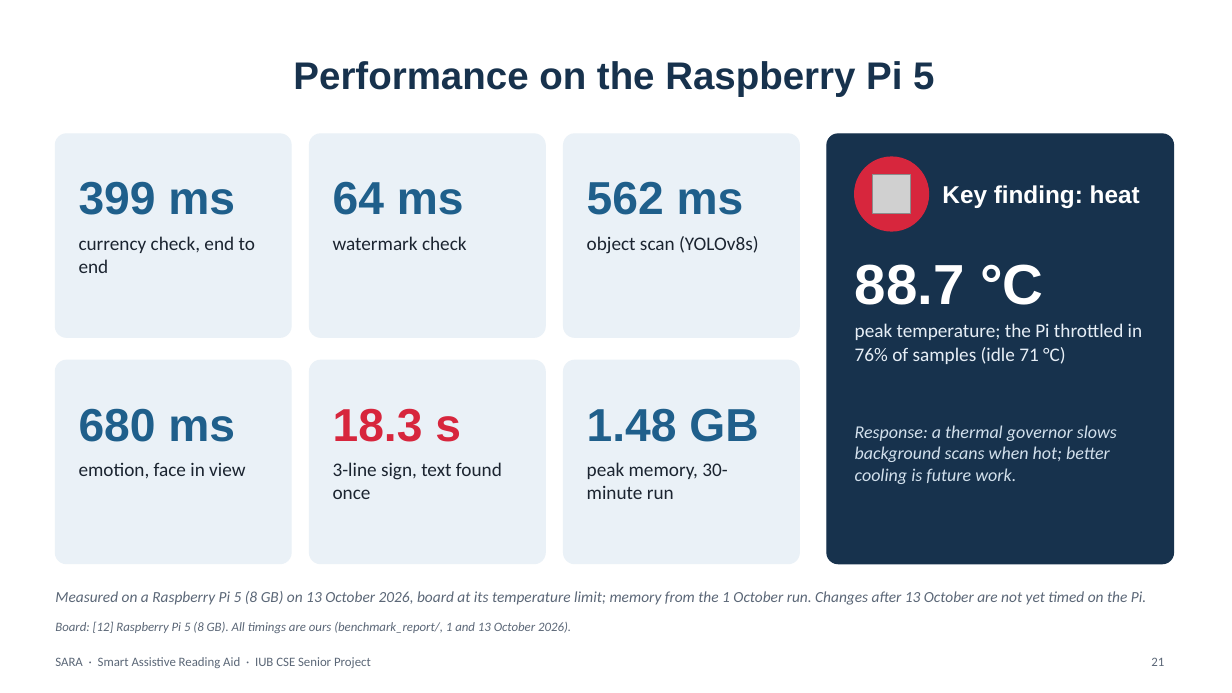
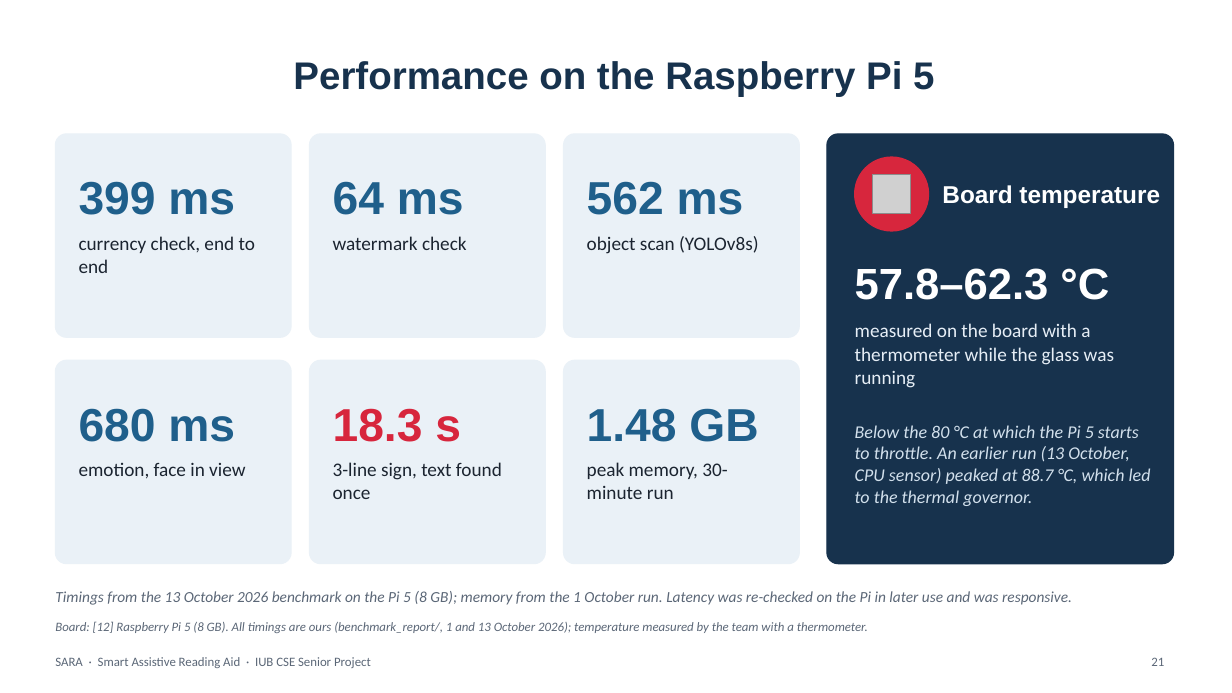
Before and after one commit to aflam330/Senior_project_wearable_glass_for_blind_people_using_ocr_and_ylo, a slide deck: slide 21 of Thesis Report and paper/thesis report/slides/SARA_Presentation.pptx. Drawn at 1232x693 pixels with LibreOffice and Linux fonts; fonts in the diff are those of the drawing; grey boxes stand for pictures; background and template pictures are left out. Boxes give left, top, right and bottom in pixels: in the first picture for what was removed or moved away, otherwise in the second. Text is boxed around its words. In the diff, an @@ line names an element or a change of style, - is before the commit and + after.

```diff
--- a/Thesis Report and paper/thesis report/slides/SARA_Presentation.pptx
+++ b/Thesis Report and paper/thesis report/slides/SARA_Presentation.pptx
@@ text at <box>942,185,1160,208</box>: text changed @@
-Key finding: heat
+Board temperature
@@ text at <box>855,268,1109,300</box>: text changed; size 44 to 34 pt @@
-88.7 °C
+57.8–62.3 °C
@@ text at <box>855,323,1114,388</box>: text changed @@
-peak temperature; the Pi throttled in 76% of samples (idle 71 °C)
+measured on the board with a thermometer while the glass was running
@@ text at <box>855,425,1151,506</box>: text changed @@
-Response: a thermal governor slows background scans when hot; better cooling is future work.
+Below the 80 °C at which the Pi 5 starts to throttle. An earlier run (13 October, CPU sensor) peaked at 88.7 °C, which led to the thermal governor.
@@ text at <box>55,591,1072,605</box>: text changed @@
-Measured on a Raspberry Pi 5 (8 GB) on 13 October 2026, board at its temperature limit; memory from the 1 October run. Changes after 13 October are not yet timed on the Pi.
+Timings from the 13 October 2026 benchmark on the Pi 5 (8 GB); memory from the 1 October run. Latency was re-checked on the Pi in later use and was responsive.
@@ text at <box>55,621,868,633</box>: text changed @@
-Board: [12] Raspberry Pi 5 (8 GB). All timings are ours (benchmark_report/, 1 and 13 October 2026).
+Board: [12] Raspberry Pi 5 (8 GB). All timings are ours (benchmark_report/, 1 and 13 October 2026); temperature measured by the team with a thermometer.
```
Also in this commit, not shown: 4 other files.
